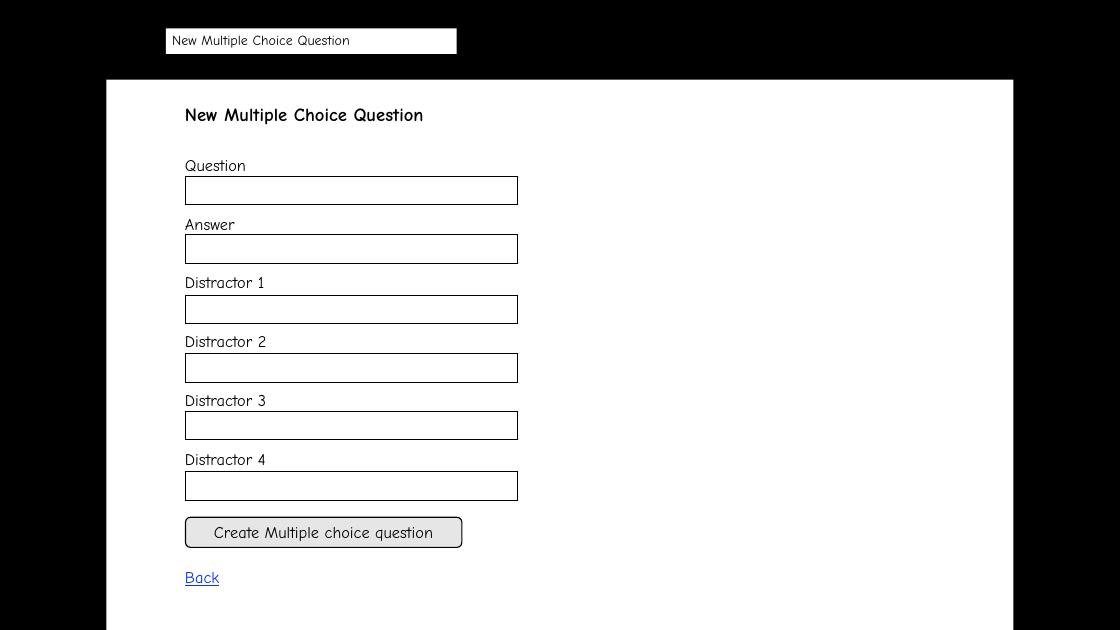
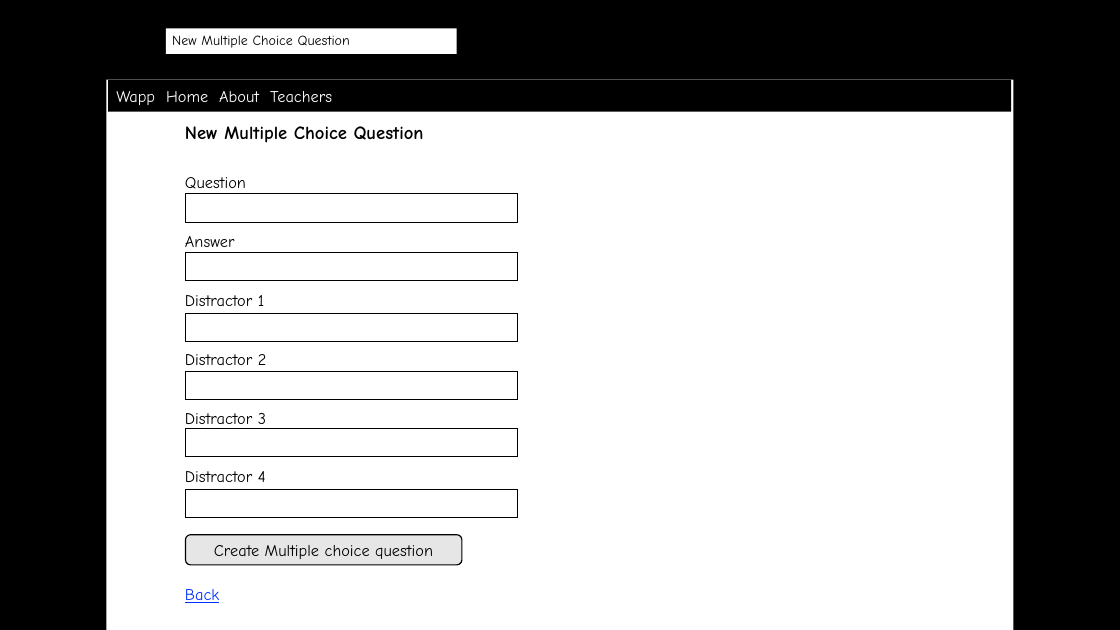
Before and after one commit to scott-fleming/wapp, a slide deck: slide 9 of docs/wireframes.pptx (slide 5 before the commit). Drawn at 1120x630 pixels with LibreOffice and Linux fonts; fonts in the diff are those of the drawing; background and template pictures are left out. Boxes give left, top, right and bottom in pixels: in the first picture for what was removed or moved away, otherwise in the second. Text is boxed around its words. In the diff, an @@ line names an element or a change of style, - is before the commit and + after.

```diff
--- a/docs/wireframes.pptx
+++ b/docs/wireframes.pptx
@@ rectangle added at (108,80,1012,112), fill #000000, 14 pt, text #FFFFFF @@
+Wapp Home About Teachers
@@ rectangle: place and size @@
-rectangle at (186,176,518,205)
+rectangle at (186,194,518,223)
@@ 4 rectangles, 2 texts, 1 rounded rectangle: place and size @@
-4 rectangles, 2 texts, 1 rounded rectangle at (185,108,518,586)
+4 rectangles, 2 texts, 1 rounded rectangle at (185,126,518,603)
@@ rectangle: place and size @@
-rectangle at (186,411,518,439)
+rectangle at (186,429,518,457)
```
Also in this commit, not shown: 11 other slides changed, 4 slides added.
